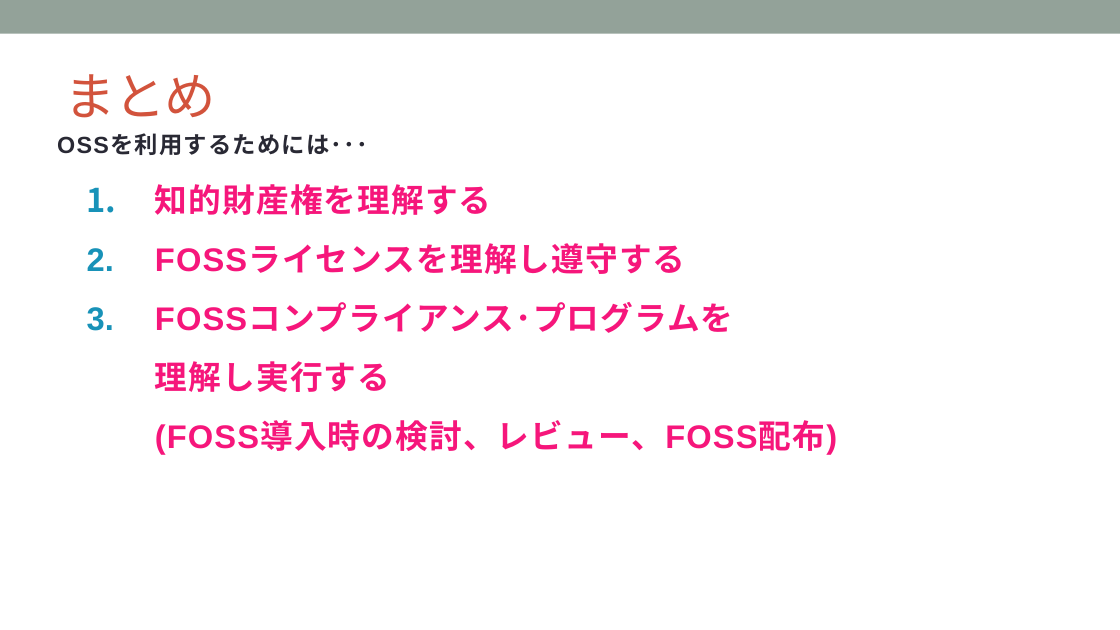
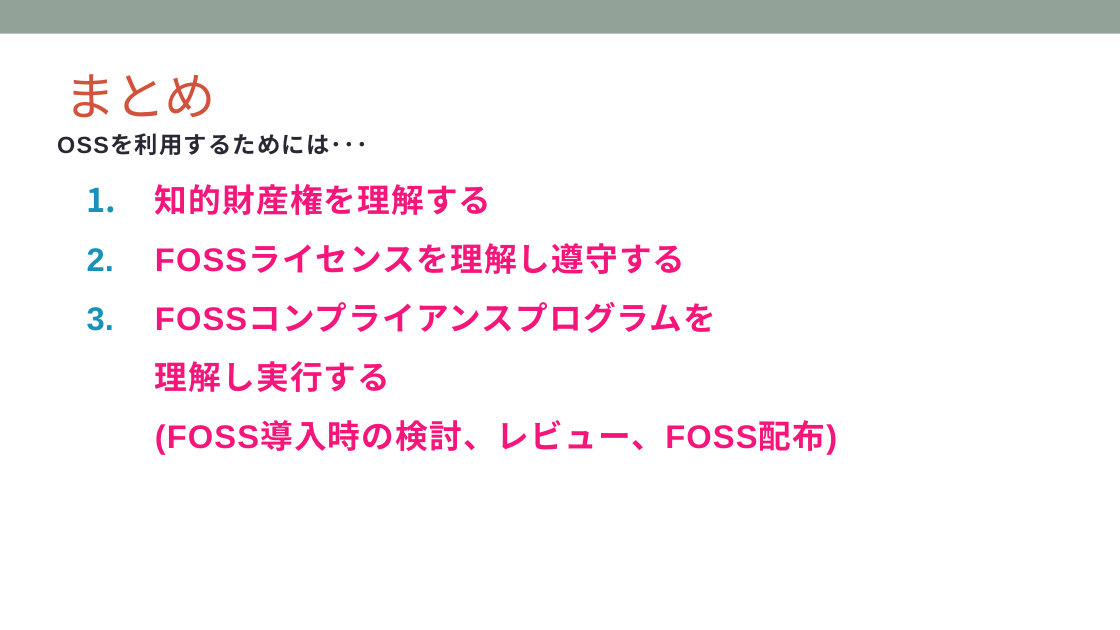
Before and after one commit to OpenChain-Project/OpenChain-JWG, a slide deck: slide 36 of Education_Material/Training/Training-FOSS-compl-process-jp.pptx. Drawn at 1120x630 pixels with LibreOffice and Linux fonts; fonts in the diff are those of the drawing; background and template pictures are left out. Boxes give left, top, right and bottom in pixels: in the first picture for what was removed or moved away, otherwise in the second. Text is boxed around its words. In the diff, an @@ line names an element or a change of style, - is before the commit and + after.

```diff
--- a/Education_Material/Training/Training-FOSS-compl-process-jp.pptx
+++ b/Education_Material/Training/Training-FOSS-compl-process-jp.pptx
@@ text at (155,304,837,454): text changed @@
-3. FOSSコンプライアンス･プログラムを
-   理解し実行する
-   (FOSS導入時の検討、レビュー、FOSS配布)
+3. FOSSコンプライアンスプログラムを
+   理解し実行する
+   (FOSS導入時の検討、レビュー、FOSS配布)
```
Also in this commit, not shown: 6 other slides changed, 1 other file.
